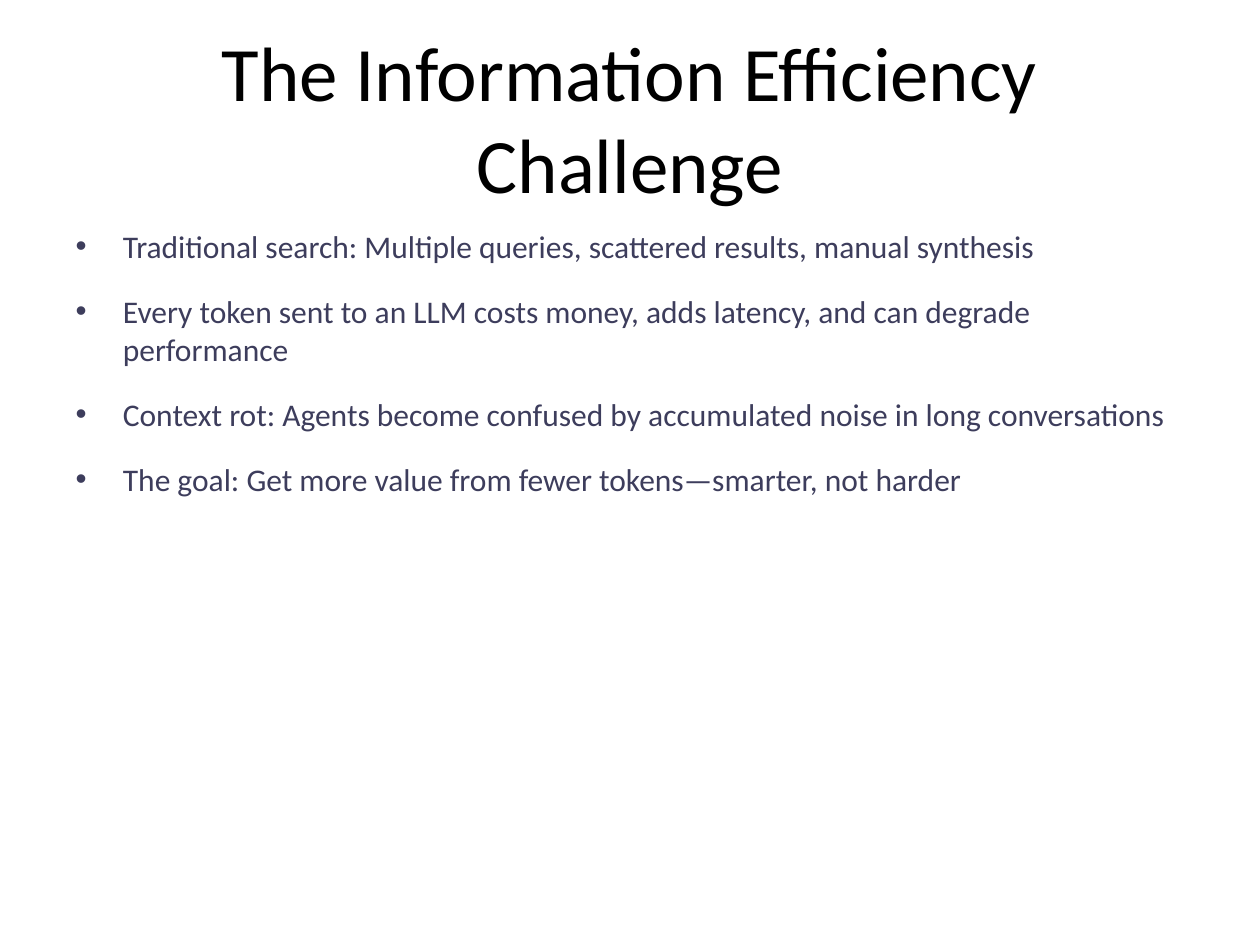
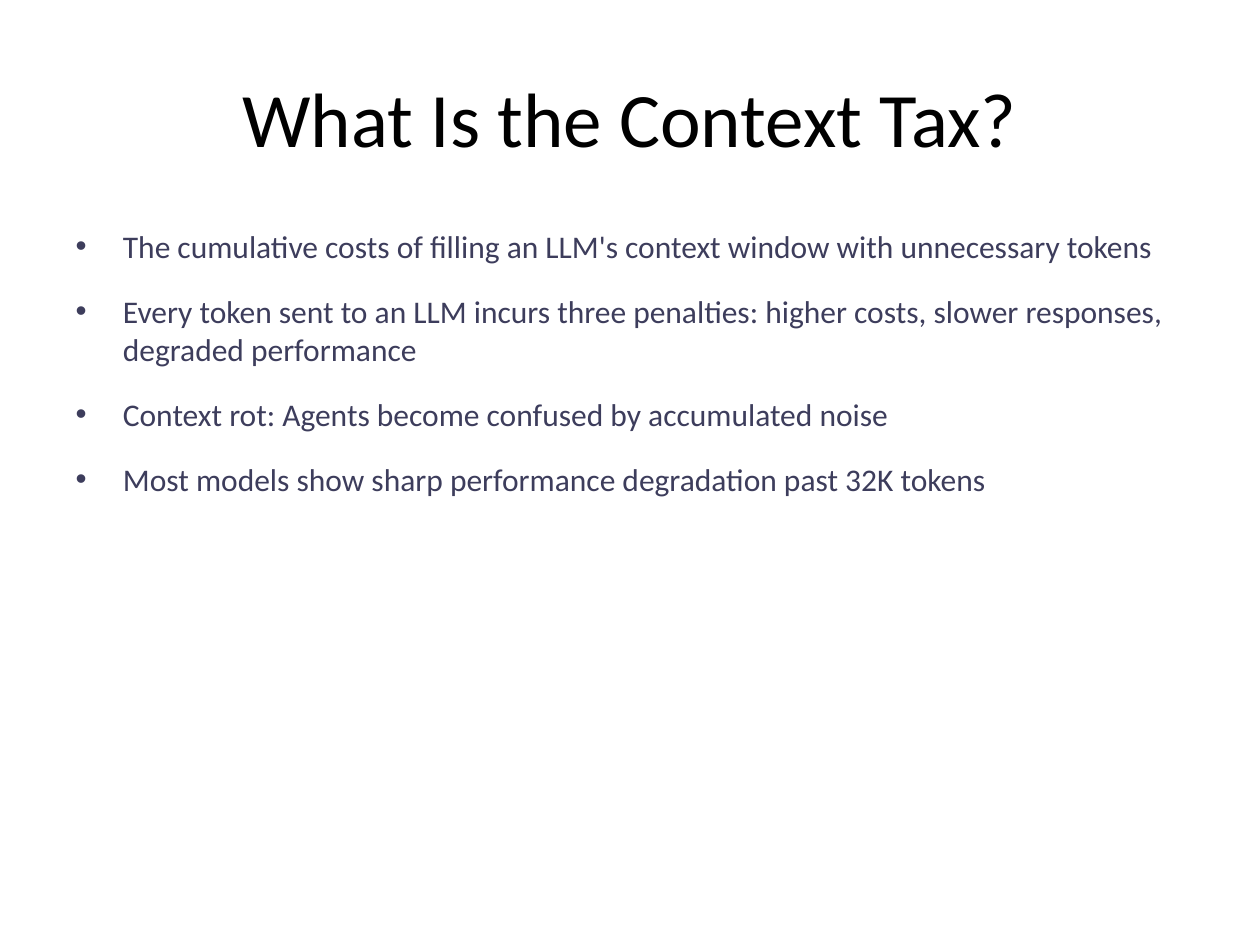
Before and after one commit to ms4674/Equity-research, a slide deck: slide 2 of LLM_Information_Efficiency_Presentation.pptx. Drawn at 1260x945 pixels with LibreOffice and Linux fonts; fonts in the diff are those of the drawing. Boxes give left, top, right and bottom in pixels: in the first picture for what was removed or moved away, otherwise in the second. Text is boxed around its words. In the diff, an @@ line names an element or a change of style, - is before the commit and + after.

```diff
--- a/LLM_Information_Efficiency_Presentation.pptx
+++ b/LLM_Information_Efficiency_Presentation.pptx
@@ title at [243,93,1017,148]: text changed @@
-The Information Efficiency Challenge
+What Is the Context Tax?
@@ text at [123,236,1162,497]: text changed @@
-• Traditional search: Multiple queries, scattered results, manual synthesis
-• Every token sent to an LLM costs money, adds latency, and can degrade performance
-• Context rot: Agents become confused by accumulated noise in long conversations
-• The goal: Get more value from fewer tokens—smarter, not harder
+• The cumulative costs of filling an LLM's context window with unnecessary tokens
+• Every token sent to an LLM incurs three penalties: higher costs, slower responses, degraded performance
+• Context rot: Agents become confused by accumulated noise
+• Most models show sharp performance degradation past 32K tokens
```
Also in this commit, not shown: 4 other slides changed, 1 slide added, 2 slides removed, 1 other file.
